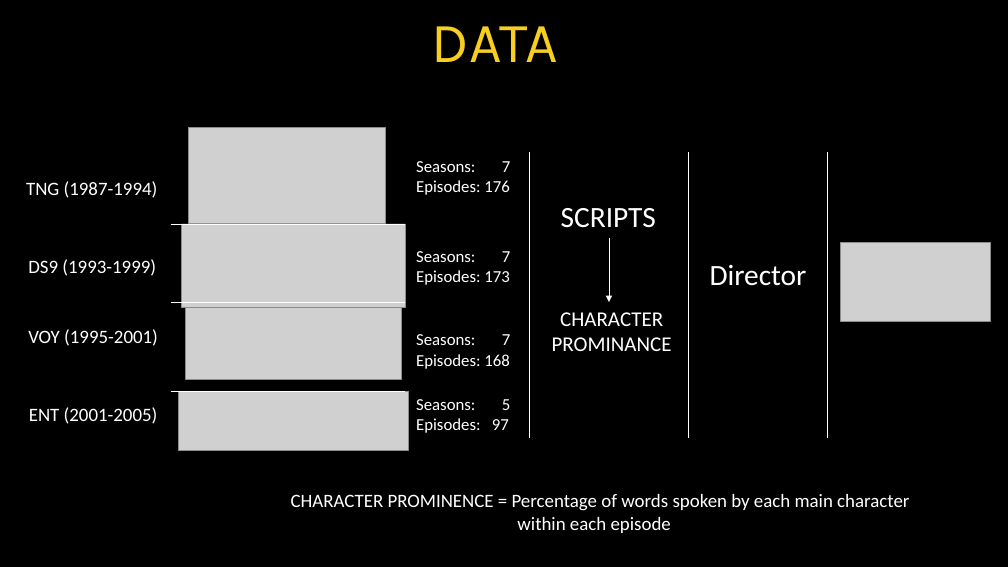
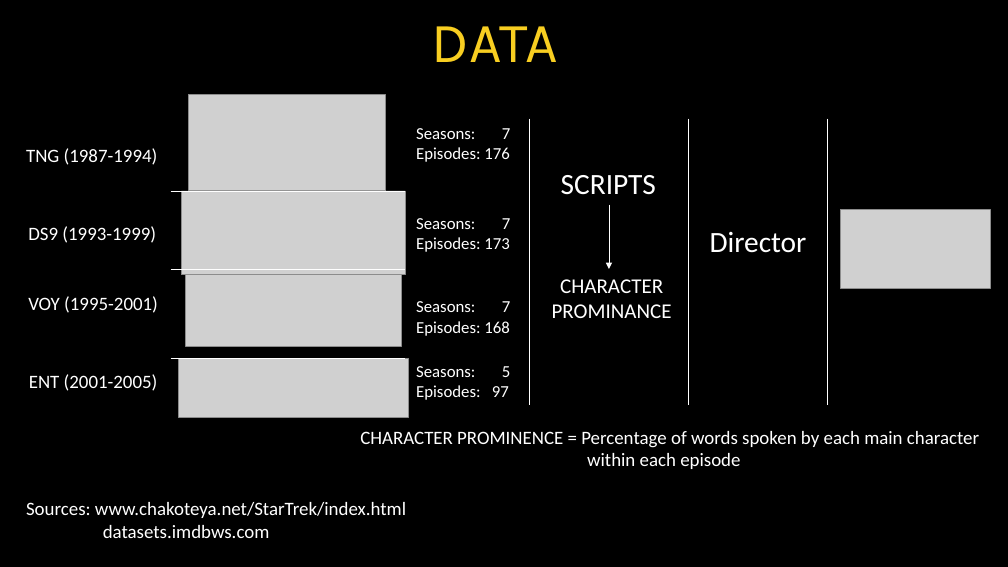
Before and after one commit to satvikk/StarTrek_StatsFinalProject, a slide deck: slide 3 of presentation/satvikkishoew_finalproj.pptx (slide 2 before the commit). Drawn at 1008x567 pixels with LibreOffice and Linux fonts; fonts in the diff are those of the drawing; grey boxes stand for pictures. Boxes give left, top, right and bottom in pixels: in the first picture for what was removed or moved away, otherwise in the second. Text is boxed around its words. In the diff, an @@ line names an element or a change of style, - is before the commit and + after.

```diff
--- a/presentation/satvikkishoew_finalproj.pptx
+++ b/presentation/satvikkishoew_finalproj.pptx
@@ 9 texts, 6 lines, 5 pictures: place and size @@
-9 texts, 6 lines, 5 pictures at (26, 128, 990, 450)
+9 texts, 6 lines, 5 pictures at (26, 95, 990, 417)
@@ 2 texts, 1 arrow: place and size @@
-2 texts, 1 arrow at (28, 237, 609, 369)
+2 texts, 1 arrow at (28, 205, 609, 336)
@@ text "CHARACTER PROMINENCE = Percentage of ...": place and size @@
-text "CHARACTER PROMINENCE = Percentage of ..." at (291, 494, 909, 533)
+text "CHARACTER PROMINENCE = Percentage of ..." at (360, 431, 979, 469)
@@ text added at (26, 502, 406, 538), 18 pt, text #FFFFFF @@
+Sources: www.chakoteya.net/StarTrek/index.html
+datasets.imdbws.com
```
Also in this commit, not shown: 1 other slide changed, 4 other files.
